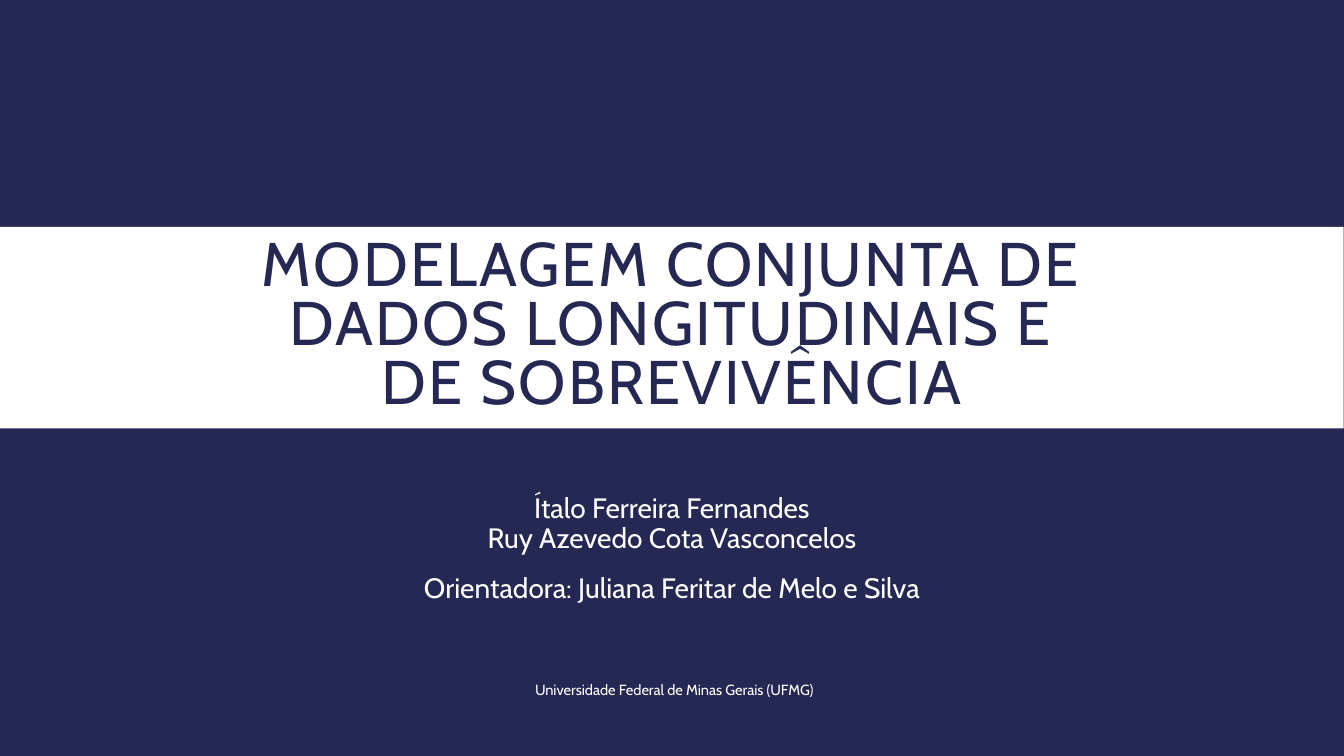
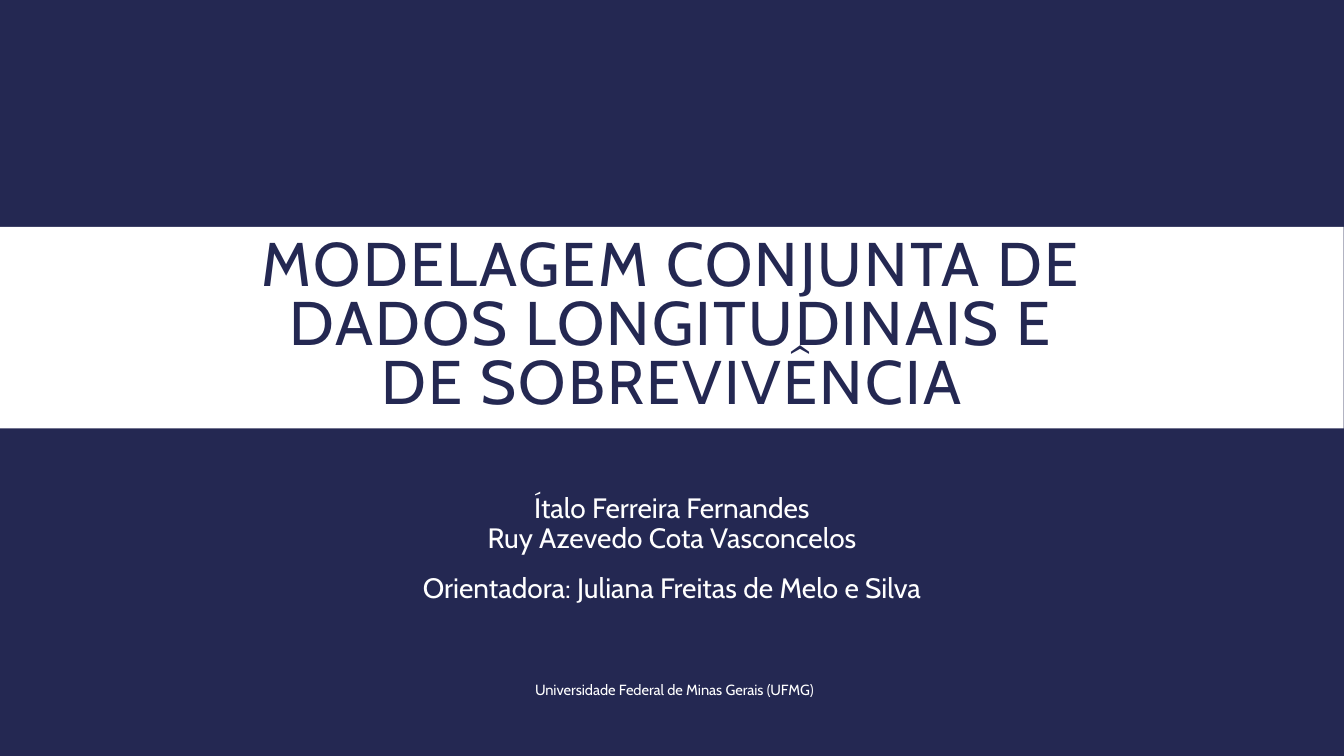
Before and after one commit to itff/Seminarios2, a slide deck: slide 1 of Apresentacao_Editado.pptx. Drawn at 1344x756 pixels with LibreOffice and Linux fonts; fonts in the diff are those of the drawing. Boxes give left, top, right and bottom in pixels: in the first picture for what was removed or moved away, otherwise in the second. Text is boxed around its words. In the diff, an @@ line names an element or a change of style, - is before the commit and + after.

```diff
--- a/Apresentacao_Editado.pptx
+++ b/Apresentacao_Editado.pptx
@@ subtitle at (x1=423, y1=577, x2=921, y2=603): text changed @@
-Orientadora: Juliana Feritar de Melo e Silva
+Orientadora: Juliana Freitas de Melo e Silva
```
Also in this commit, not shown: 28 other slides changed, 1 slide removed.
